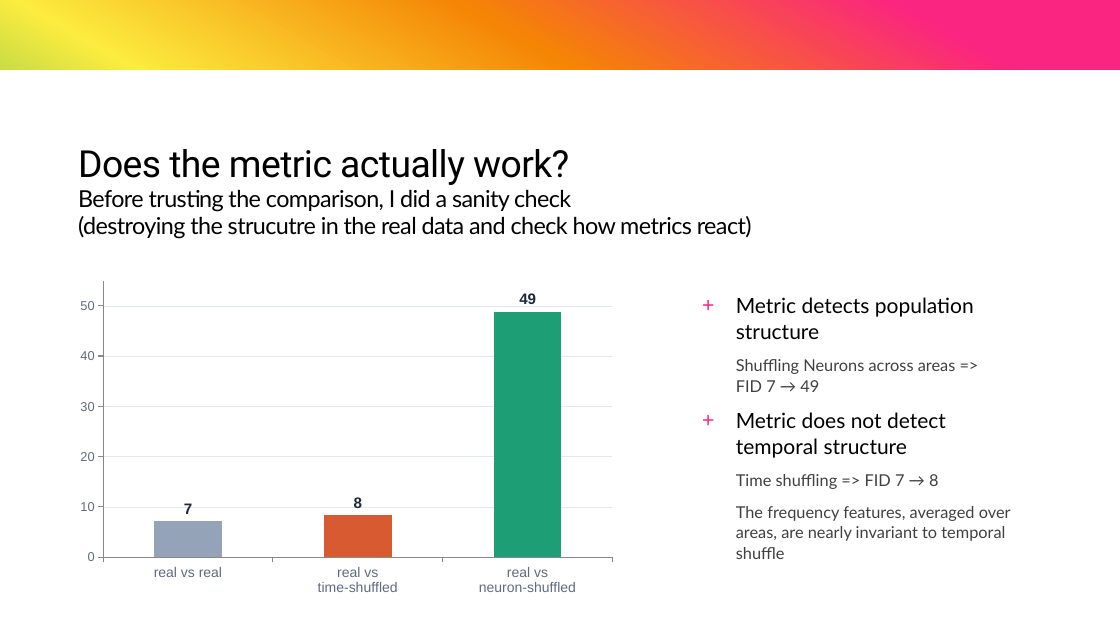
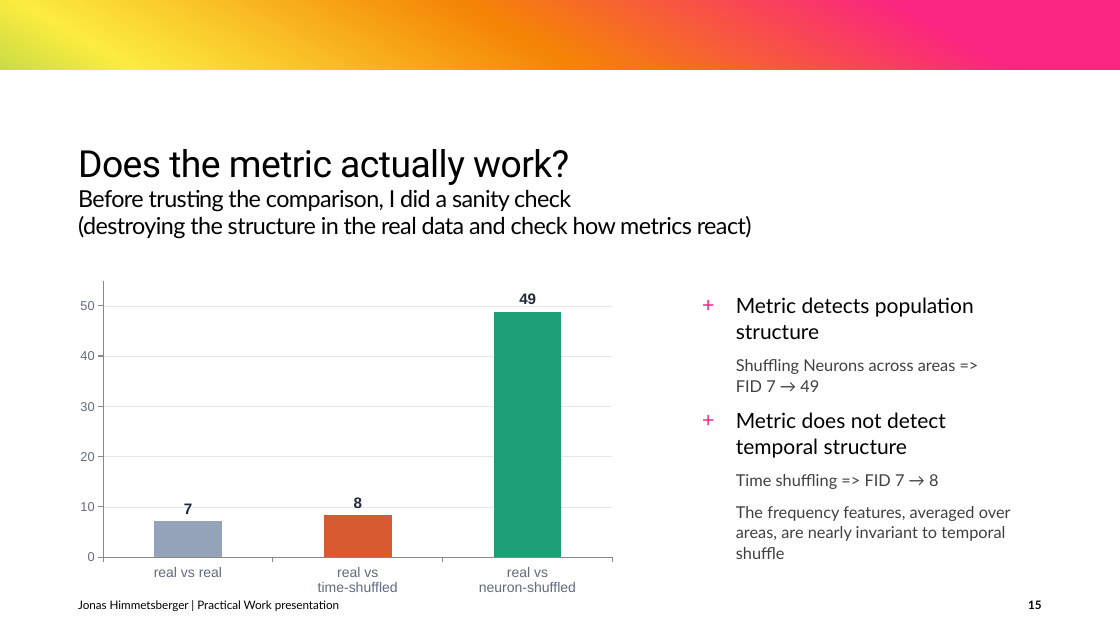
Before and after one commit to JonasHimmetsbergerStudent/BA, a slide deck: slide 15 of documents/Transformers as generative models for neural activity.pptx. Drawn at 1120x630 pixels with LibreOffice and Linux fonts; fonts in the diff are those of the drawing. Boxes give left, top, right and bottom in pixels: in the first picture for what was removed or moved away, otherwise in the second. Text is boxed around its words. In the diff, an @@ line names an element or a change of style, - is before the commit and + after.

```diff
--- a/documents/Transformers as generative models for neural activity.pptx
+++ b/documents/Transformers as generative models for neural activity.pptx
@@ title at (78, 149, 752, 239): text changed @@
-Does the metric actually work?
-Before trusting the comparison, I did a sanity check
-(destroying the strucutre in the real data and check how metrics react)
+Does the metric actually work?
+Before trusting the comparison, I did a sanity check
+(destroying the structure in the real data and check how metrics react)
@@ text added at (78, 600, 339, 611), 10 pt, text #000000 @@
+Jonas Himmetsberger | Practical Work presentation
@@ page number added at (1028, 600, 1041, 609), 10 pt, text #000000, bold @@
+15
```
Also in this commit, not shown: 14 other slides changed, 6 slides added, 1 slide removed, 1 other file.
